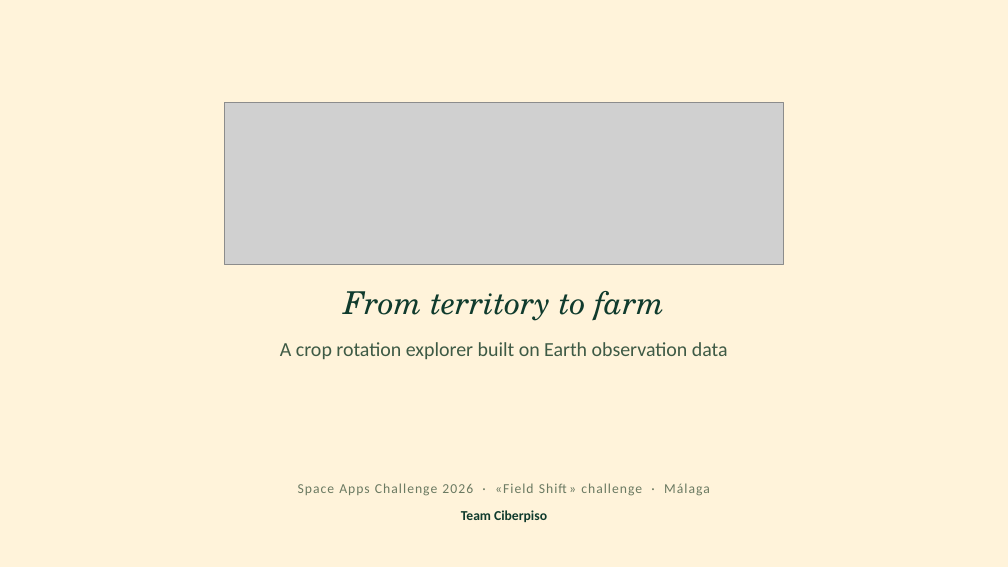
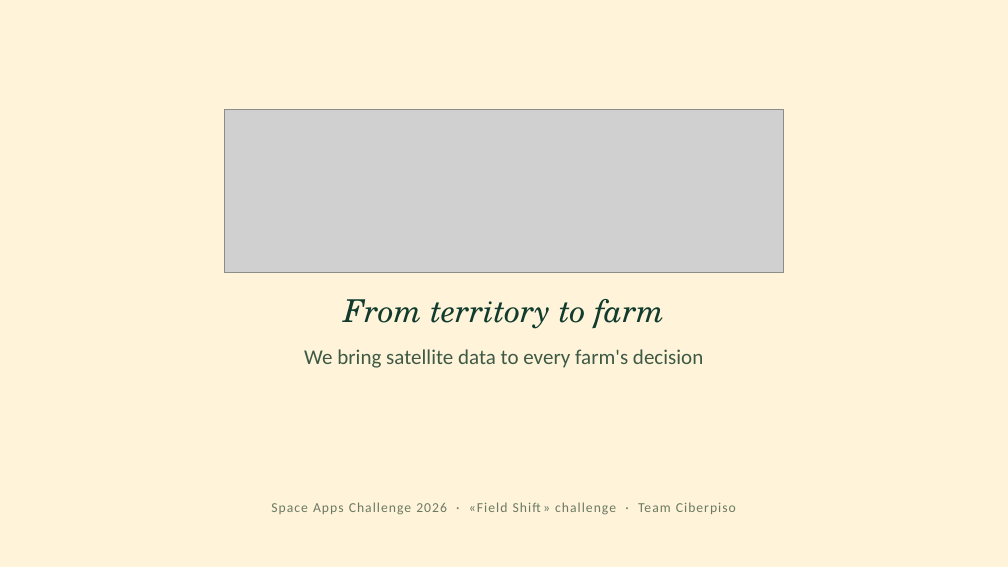
Before and after one commit to jesus1516/Ciberpiso, a slide deck: slide 3 of presentation/AgroSpace-EN.pptx (slide 1 before the commit). Drawn at 1008x567 pixels with LibreOffice and Linux fonts; fonts in the diff are those of the drawing; grey boxes stand for pictures. Boxes give left, top, right and bottom in pixels: in the first picture for what was removed or moved away, otherwise in the second. Text is boxed around its words. In the diff, an @@ line names an element or a change of style, - is before the commit and + after.

```diff
--- a/presentation/AgroSpace-EN.pptx
+++ b/presentation/AgroSpace-EN.pptx
@@ picture: place and size @@
-picture at [225, 102, 784, 265]
+picture at [225, 110, 784, 272]
@@ text "From territory to farm": place and size @@
-text "From territory to farm" at [343, 291, 664, 321]
+text "From territory to farm" at [343, 299, 664, 329]
@@ text removed at [280, 342, 728, 359] @@
-A crop rotation explorer built on Earth observation data
@@ text added at [304, 349, 703, 368], 20 pt, text #3E5A45 @@
+We bring satellite data to every farm's decision
@@ text at [271, 502, 736, 515]: text changed @@
-Space Apps Challenge 2026 · «Field Shift» challenge · Málaga
+Space Apps Challenge 2026 · «Field Shift» challenge · Team Ciberpiso
@@ text removed at [461, 510, 547, 522] @@
-Team Ciberpiso
```
Also in this commit, not shown: 4 other slides changed, 1 slide added, 1 slide removed, 5 other files.
